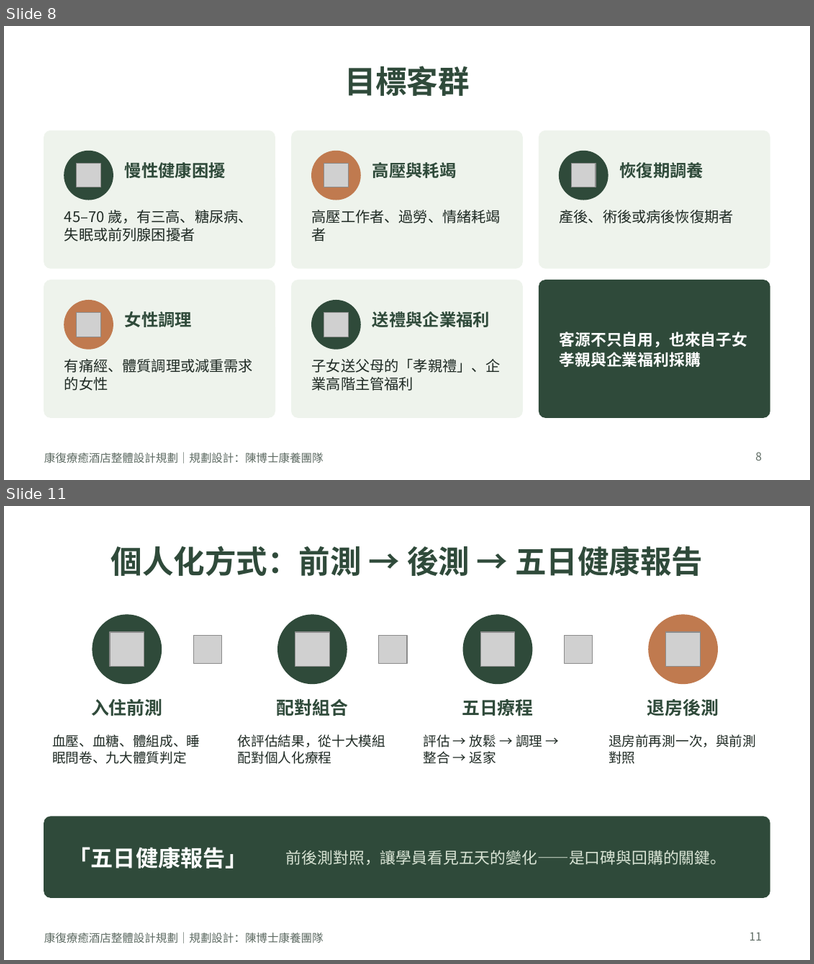
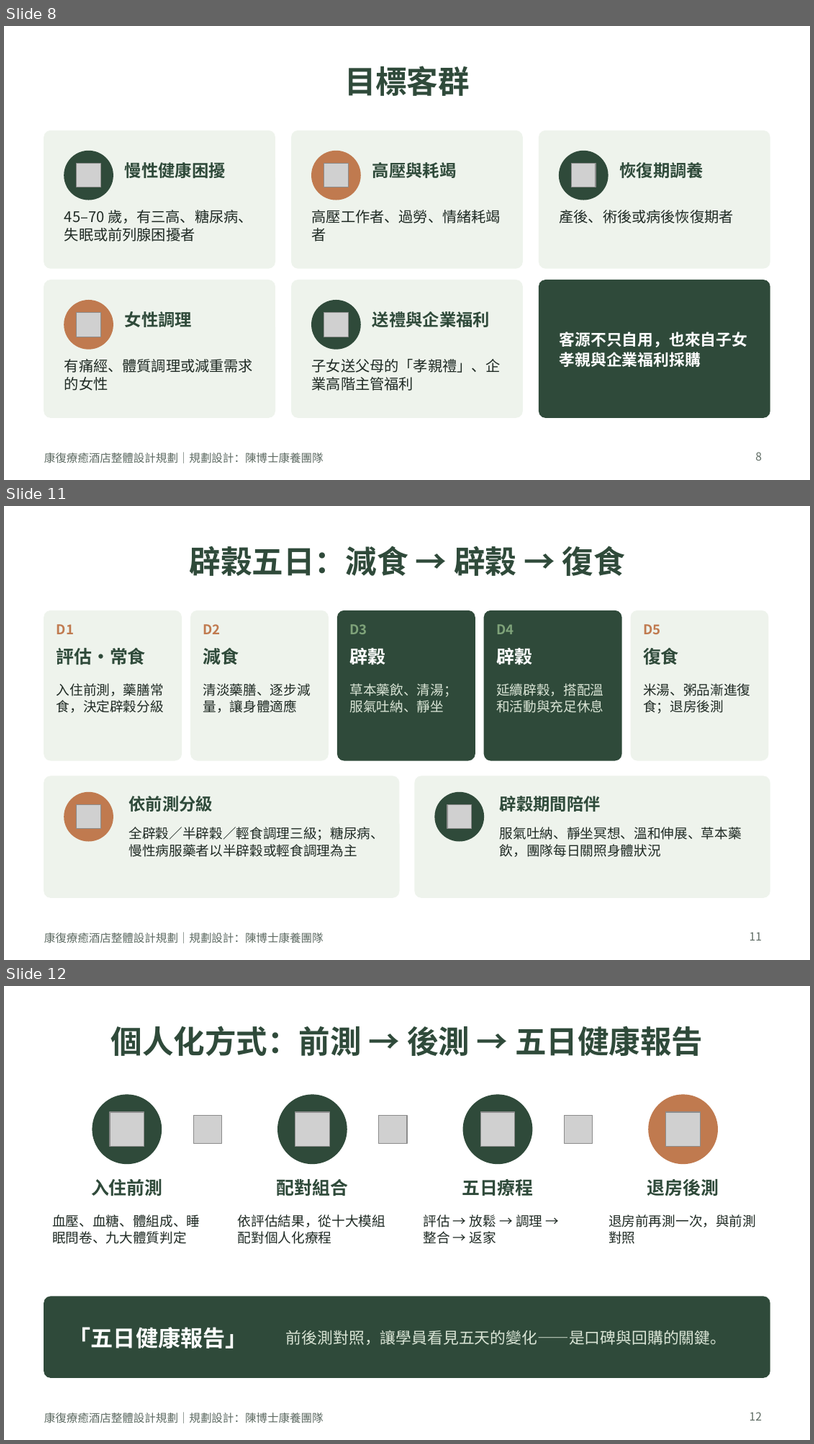
Before and after one commit to yes039/yes039, a slide deck: 康復療癒酒店整體設計規劃.pptx. Shown one above the other, each under a label of ours: slides 8 and 11 before the commit, slides 8, 11 and 12 after it; the slides between them are not shown. The pictures are 814x964 and 814x1444 pixels, drawn with LibreOffice and Linux fonts; fonts in the diff are those of the drawing; grey boxes stand for pictures. Boxes give left, top, right and bottom in pixels: in the first picture for what was removed or moved away, otherwise in the second. Text is boxed around its words. In the diff, an @@ line names an element or a change of style, - is before the commit and + after.

```diff
--- a/康復療癒酒店整體設計規劃.pptx
+++ b/康復療癒酒店整體設計規劃.pptx
@@ slide 11 added at bbox=[4, 506, 810, 960], background #FFFFFF; not listed: 1 template element that a slide beside it also shows @@
@@ title added at bbox=[190, 546, 625, 576], 28 pt, text #2F4A3A, bold @@
+辟穀五日：減食 → 辟穀 → 復食
@@ rounded rectangle added at bbox=[44, 611, 181, 760], fill #EEF3EC, outline #EEF3EC 1 pt @@
@@ rounded rectangle added at bbox=[191, 611, 328, 760], fill #EEF3EC, outline #EEF3EC 1 pt @@
@@ rounded rectangle added at bbox=[338, 611, 475, 760], fill #2F4A3A, outline #2F4A3A 1 pt @@
@@ rounded rectangle added at bbox=[485, 611, 622, 760], fill #2F4A3A, outline #2F4A3A 1 pt @@
@@ rounded rectangle added at bbox=[631, 611, 769, 760], fill #EEF3EC, outline #EEF3EC 1 pt @@
@@ text added at bbox=[57, 624, 74, 634], 12 pt, text #C07A4F, bold @@
+D1
@@ text added at bbox=[203, 624, 221, 634], 12 pt, text #C07A4F, bold @@
+D2
@@ text added at bbox=[350, 624, 367, 634], 12 pt, text #7FA37A, bold @@
+D3
@@ text added at bbox=[496, 624, 514, 634], 12 pt, text #7FA37A, bold @@
+D4
@@ text added at bbox=[643, 624, 661, 634], 12 pt, text #C07A4F, bold @@
+D5
@@ text added at bbox=[57, 647, 146, 665], 16 pt, text #2F4A3A, bold @@
+評估・常食
@@ text added at bbox=[203, 647, 239, 664], 16 pt, text #2F4A3A, bold @@
+減食
@@ text added at bbox=[350, 648, 386, 664], 16 pt, text #FFFFFF, bold @@
+辟穀
@@ text added at bbox=[496, 648, 532, 664], 16 pt, text #FFFFFF, bold @@
+辟穀
@@ text added at bbox=[643, 647, 679, 665], 16 pt, text #2F4A3A, bold @@
+復食
@@ text added at bbox=[57, 683, 164, 713], 12 pt, text #1F2A24 @@
+入住前測，藥膳常食，決定辟穀分級
@@ text added at bbox=[203, 683, 311, 713], 12 pt, text #1F2A24 @@
+清淡藥膳、逐步減量，讓身體適應
@@ text added at bbox=[350, 683, 457, 713], 12 pt, text #D9E4D5 @@
+草本藥飲、清湯；服氣吐納、靜坐
@@ text added at bbox=[496, 683, 604, 713], 12 pt, text #D9E4D5 @@
+延續辟穀，搭配溫和活動與充足休息
@@ text added at bbox=[643, 683, 751, 713], 12 pt, text #1F2A24 @@
+米湯、粥品漸進復食；退房後測
@@ rounded rectangle added at bbox=[44, 776, 399, 897], fill #EEF3EC, outline #EEF3EC 1 pt @@
@@ rounded rectangle added at bbox=[415, 776, 770, 897], fill #EEF3EC, outline #EEF3EC 1 pt @@
@@ ellipse added at bbox=[64, 793, 113, 841], fill #C07A4F, outline #C07A4F 1 pt @@
@@ picture added at bbox=[77, 804, 100, 829] @@
@@ text added at bbox=[129, 795, 214, 811], 15 pt, text #2F4A3A, bold @@
+依前測分級
@@ ellipse added at bbox=[435, 793, 484, 841], fill #2F4A3A, outline #2F4A3A 1 pt @@
@@ picture added at bbox=[448, 804, 472, 829] @@
@@ text added at bbox=[500, 795, 601, 811], 15 pt, text #2F4A3A, bold @@
+辟穀期間陪伴
@@ text added at bbox=[129, 826, 384, 857], 12 pt, text #1F2A24 @@
+全辟穀／半辟穀／輕食調理三級；糖尿病、慢性病服藥者以半辟穀或輕食調理為主
@@ text added at bbox=[500, 826, 742, 857], 12 pt, text #1F2A24 @@
+服氣吐納、靜坐冥想、溫和伸展、草本藥飲，團隊每日關照身體狀況
@@ page number added at bbox=[750, 932, 762, 940], 10 pt, text #5E6B63 @@
+11
@@ what was slide 11 is now slide 12 @@
@@ page number at bbox=[750, 1412, 762, 1420]: text changed @@
-11
+12
```
Also in this commit, not shown: 3 slides changed, 1 other slide added, 1 slide removed, 1 other file.
